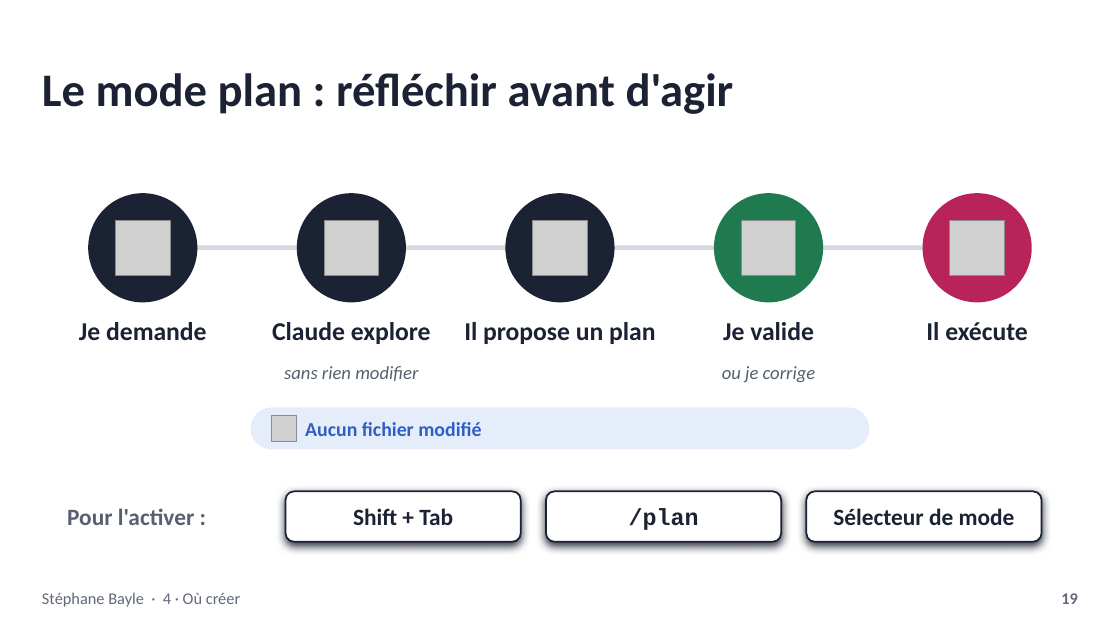
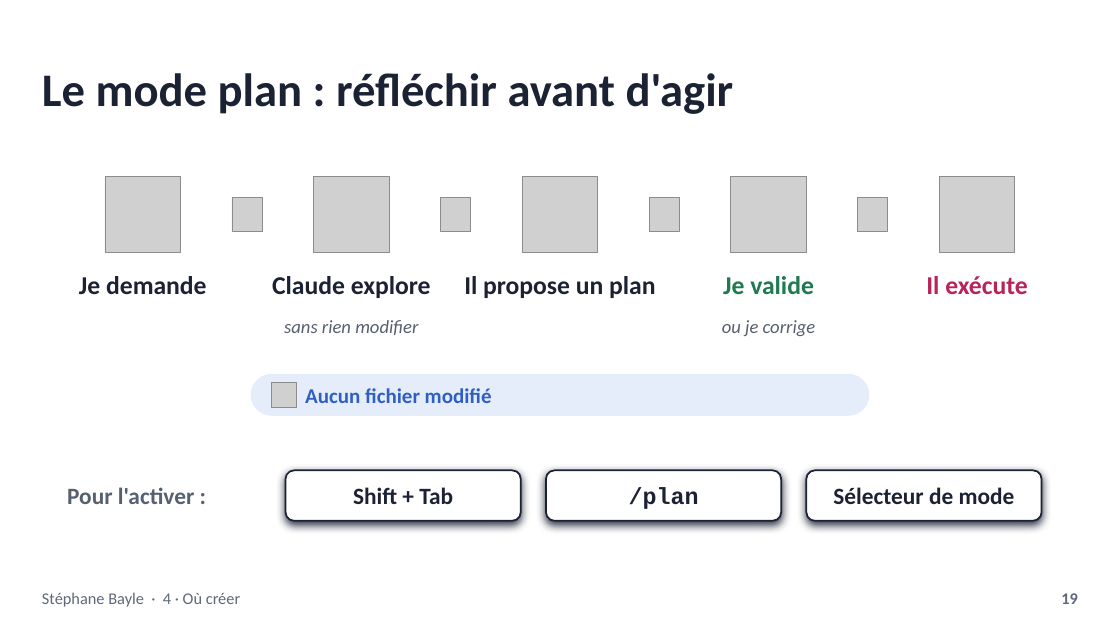
Before and after one commit to StephaneBayle/creer-une-skill-claude, a slide deck: slide 19 of skills-claude-presentation.pptx. Drawn at 1120x630 pixels with LibreOffice and Linux fonts; fonts in the diff are those of the drawing; grey boxes stand for pictures. Boxes give left, top, right and bottom in pixels: in the first picture for what was removed or moved away, otherwise in the second. Text is boxed around its words. In the diff, an @@ line names an element or a change of style, - is before the commit and + after.

```diff
--- a/skills-claude-presentation.pptx
+++ b/skills-claude-presentation.pptx
@@ picture added at [105, 176, 181, 252] @@
@@ picture added at [313, 176, 389, 252] @@
@@ picture added at [523, 176, 598, 252] @@
@@ picture added at [731, 176, 807, 252] @@
@@ picture added at [939, 176, 1015, 252] @@
@@ ellipse removed at [88, 193, 197, 302] @@
@@ picture added at [232, 197, 262, 231] @@
@@ ellipse removed at [297, 193, 406, 302] @@
@@ picture added at [440, 197, 471, 231] @@
@@ ellipse removed at [506, 193, 615, 302] @@
@@ picture added at [649, 197, 680, 231] @@
@@ ellipse removed at [714, 193, 823, 302] @@
@@ picture added at [858, 197, 888, 231] @@
@@ ellipse removed at [923, 193, 1032, 302] @@
@@ picture removed at [116, 220, 171, 275] @@
@@ picture removed at [324, 220, 379, 275] @@
@@ picture removed at [533, 220, 587, 275] @@
@@ picture removed at [741, 220, 796, 275] @@
@@ picture removed at [950, 220, 1005, 275] @@
@@ line removed from (101, 248) to (1019, 248) @@
@@ text "Je valide" at [723, 276, 814, 294]: text colour #1B2233 to #1F7A50 @@
@@ 7 texts: place and size @@
-7 texts at [79, 322, 1028, 382]
+7 texts at [79, 276, 1028, 336]
@@ text "Il exécute" at [926, 276, 1028, 294]: text colour #1B2233 to #B8235A @@
@@ 1 picture, 1 text, 1 rounded rectangle: place and size @@
-1 picture, 1 text, 1 rounded rectangle at [250, 408, 870, 450]
+1 picture, 1 text, 1 rounded rectangle at [250, 374, 870, 416]
@@ text "Aucun fichier modifié" at [305, 388, 492, 403]: size 17 to 18 pt @@
@@ 4 texts, 3 rounded rectangles: place and size @@
-4 texts, 3 rounded rectangles at [67, 492, 1042, 542]
+4 texts, 3 rounded rectangles at [67, 471, 1042, 521]
```
Also in this commit, not shown: 2 other slides changed, 8 other files.
